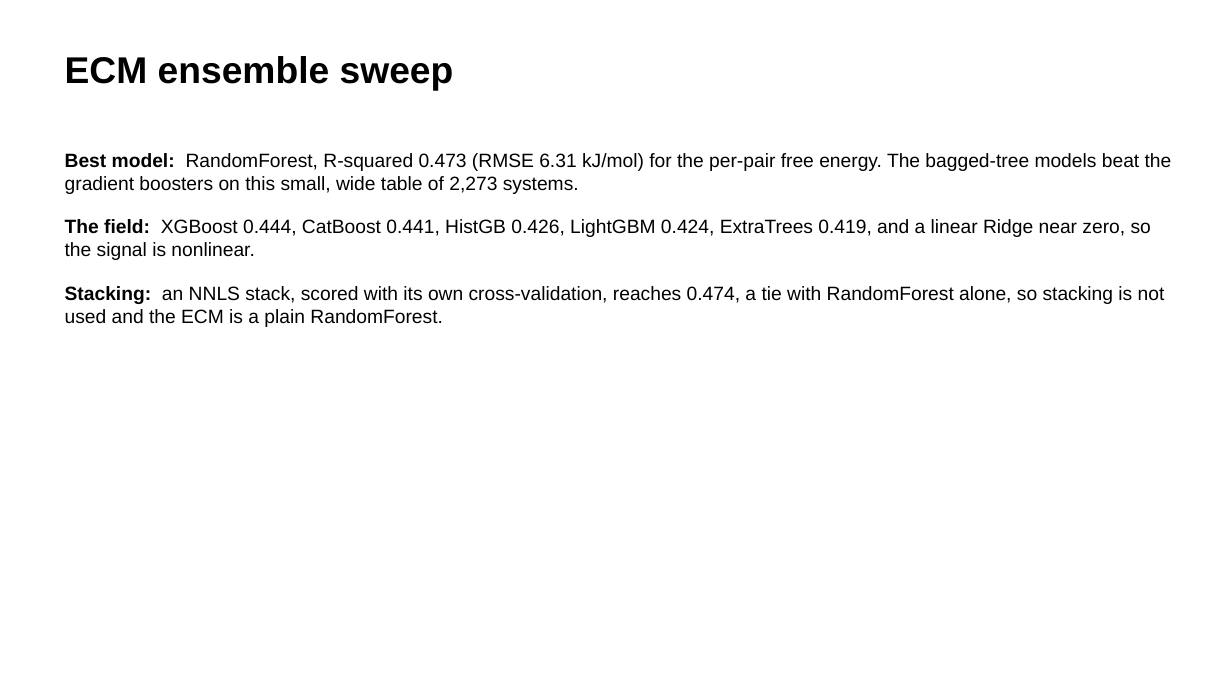
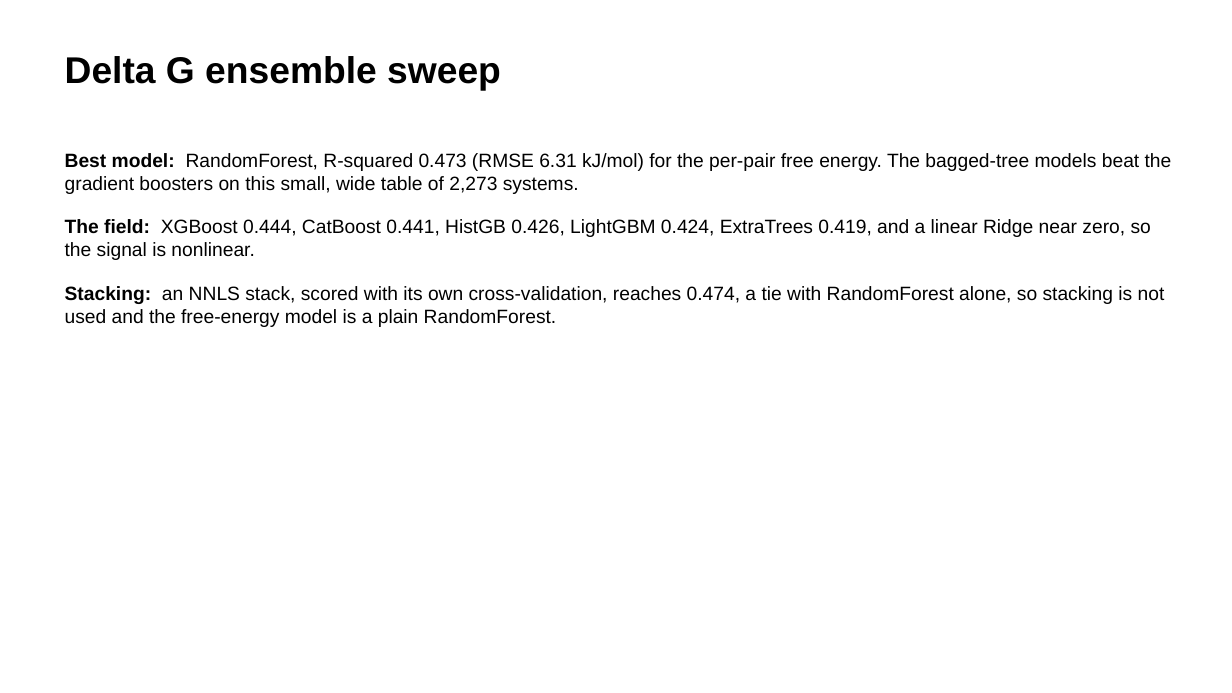
Before and after one commit to SkyEpstein/Machine-learning-to-separate-f-elements-2, a slide deck: slide 25 of docs/REE_Results_Slides_Final.pptx. Drawn at 1232x693 pixels with LibreOffice and Linux fonts; fonts in the diff are those of the drawing. Boxes give left, top, right and bottom in pixels: in the first picture for what was removed or moved away, otherwise in the second. Text is boxed around its words. In the diff, an @@ line names an element or a change of style, - is before the commit and + after.

```diff
--- a/docs/REE_Results_Slides_Final.pptx
+++ b/docs/REE_Results_Slides_Final.pptx
@@ text at box(65, 56, 501, 91): text changed @@
-ECM ensemble sweep
+Delta G ensemble sweep
@@ text at box(65, 286, 1165, 327): text changed @@
-Stacking: an NNLS stack, scored with its own cross-validation, reaches 0.474, a tie with RandomForest alone, so stacking is not used and the ECM is a plain RandomForest.
+Stacking: an NNLS stack, scored with its own cross-validation, reaches 0.474, a tie with RandomForest alone, so stacking is not used and the free-energy model is a plain RandomForest.
```
Also in this commit, not shown: 2 other slides changed, 12 other files.
